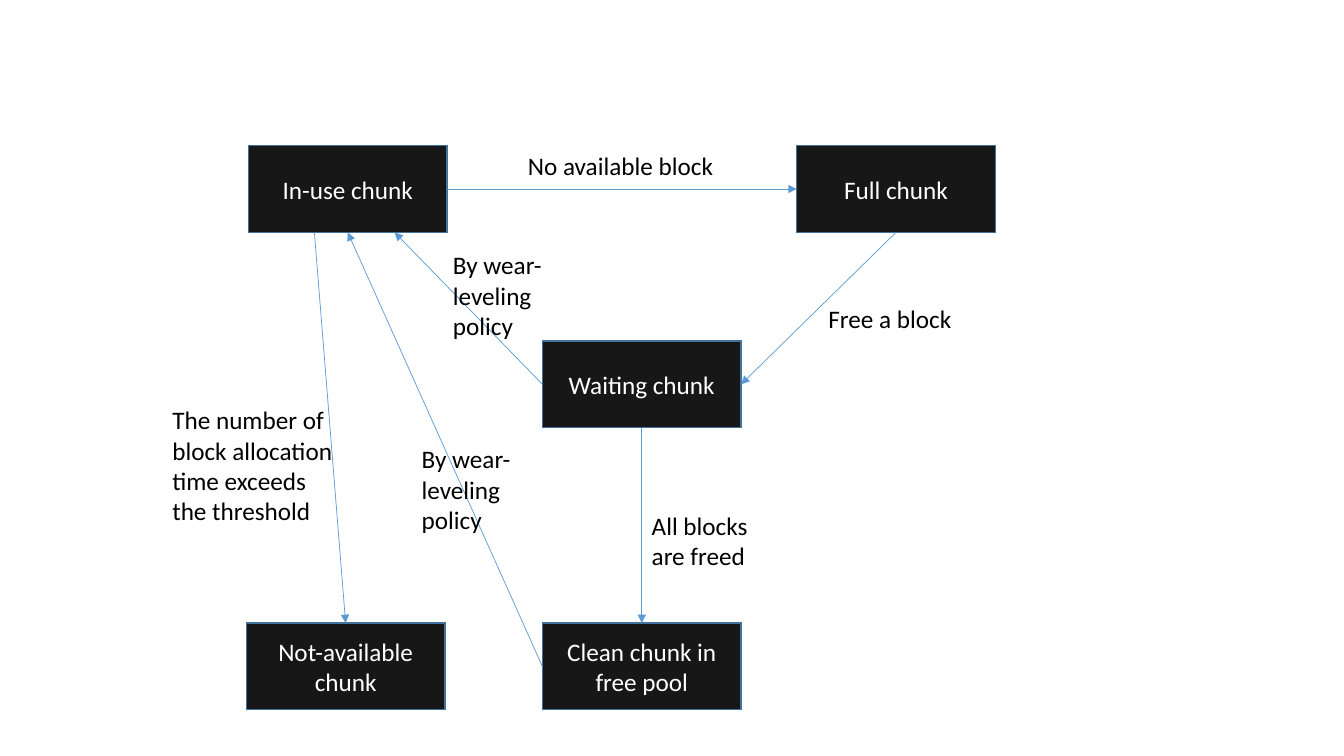
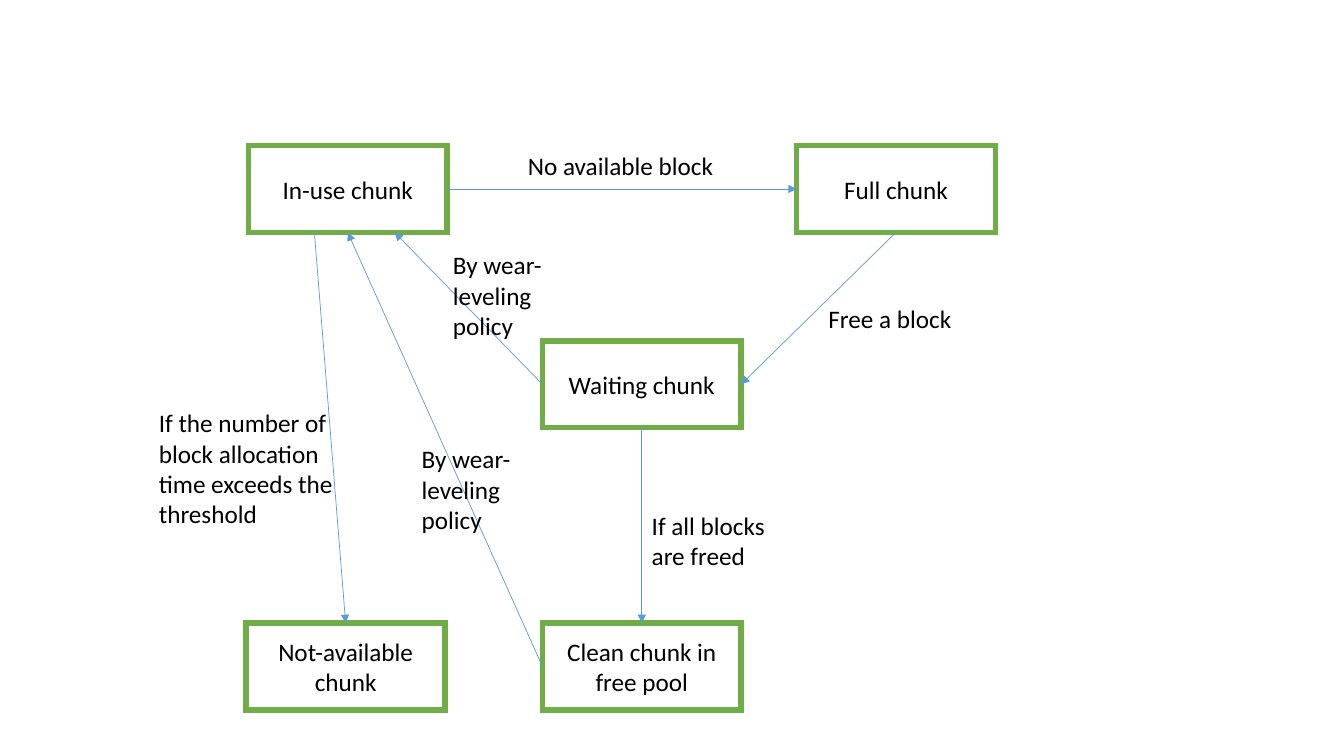
Before and after one commit to zyearn/TCNVMalloc, a slide deck: slide 4 of paper/pic.pptx. Drawn at 1344x756 pixels with LibreOffice and Linux fonts; fonts in the diff are those of the drawing. Boxes give left, top, right and bottom in pixels: in the first picture for what was removed or moved away, otherwise in the second. Text is boxed around its words. In the diff, an @@ line names an element or a change of style, - is before the commit and + after.

Commit message:
update

```diff
--- a/paper/pic.pptx
+++ b/paper/pic.pptx
@@ rectangle "Waiting chunk" at (542, 341, 741, 427): text colour #FFFFFF to #000000; fill #181717 to #FFFFFF; outline #43739E 1 pt to #70AD47 4 pt @@
@@ text at (159, 414, 332, 523): text changed @@
-The number of block allocation time exceeds the threshold
+If the number of block allocation time exceeds the threshold
@@ text at (652, 517, 765, 565): text changed @@
-All blocks are freed
+If all blocks are freed
@@ text colour #FFFFFF to #000000; fill #181717 to none; outline #43739E 1 pt to #70AD47 4 pt in 4 elements at (248, 145, 447, 232), (797, 145, 995, 232), (542, 623, 741, 710), (246, 623, 445, 710) @@
```
